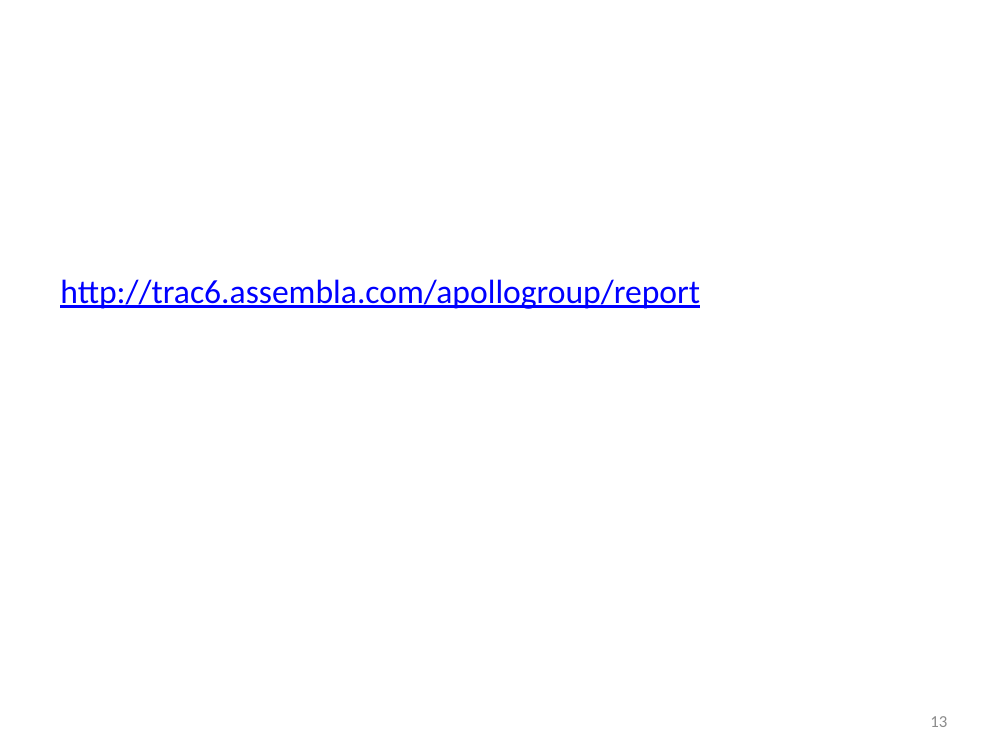
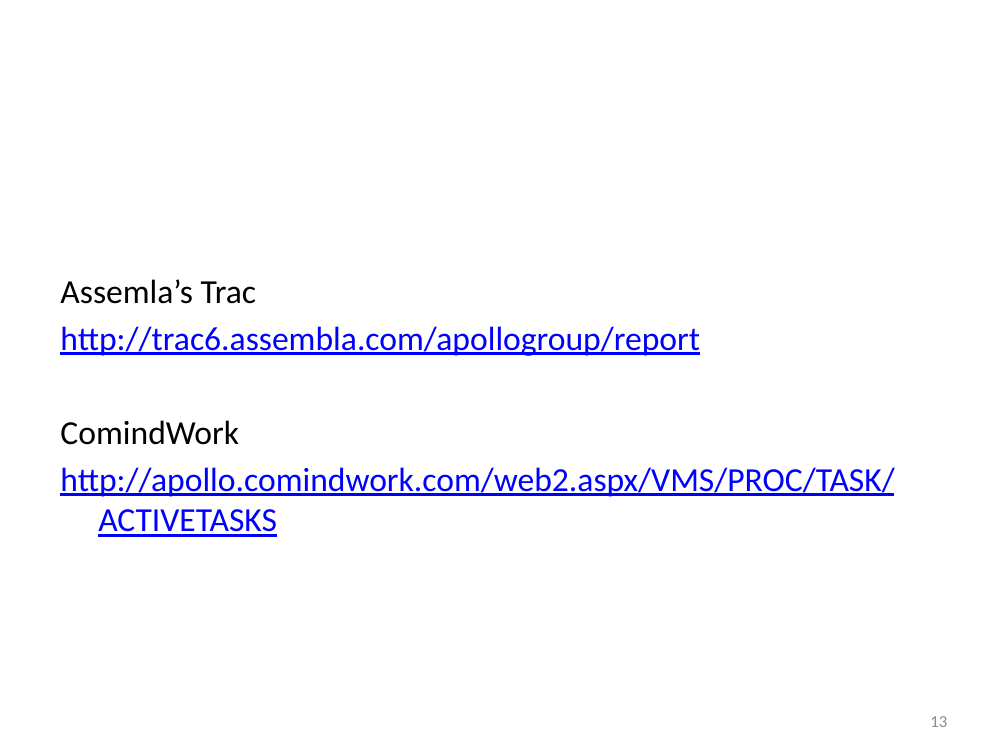
Before and after one commit to soomro/vms_technicalchallenge, a slide deck: slide 13 of DOCS/Presentations/27.04.2010.pptx. Drawn at 1008x756 pixels with LibreOffice and Linux fonts; fonts in the diff are those of the drawing; background and template pictures are left out. Boxes give left, top, right and bottom in pixels: in the first picture for what was removed or moved away, otherwise in the second. Text is boxed around its words. In the diff, an @@ line names an element or a change of style, - is before the commit and + after.

```diff
--- a/DOCS/Presentations/27.04.2010.pptx
+++ b/DOCS/Presentations/27.04.2010.pptx
@@ text at (x1=60, y1=279, x2=257, y2=304): paragraph added @@
+Assemla’s Trac
@@ text at (x1=60, y1=420, x2=894, y2=537): paragraphs added @@
+ComindWork
+http://apollo.comindwork.com/web2.aspx/VMS/PROC/TASK/ACTIVETASKS
```
Also in this commit, not shown: 4 other slides changed.
